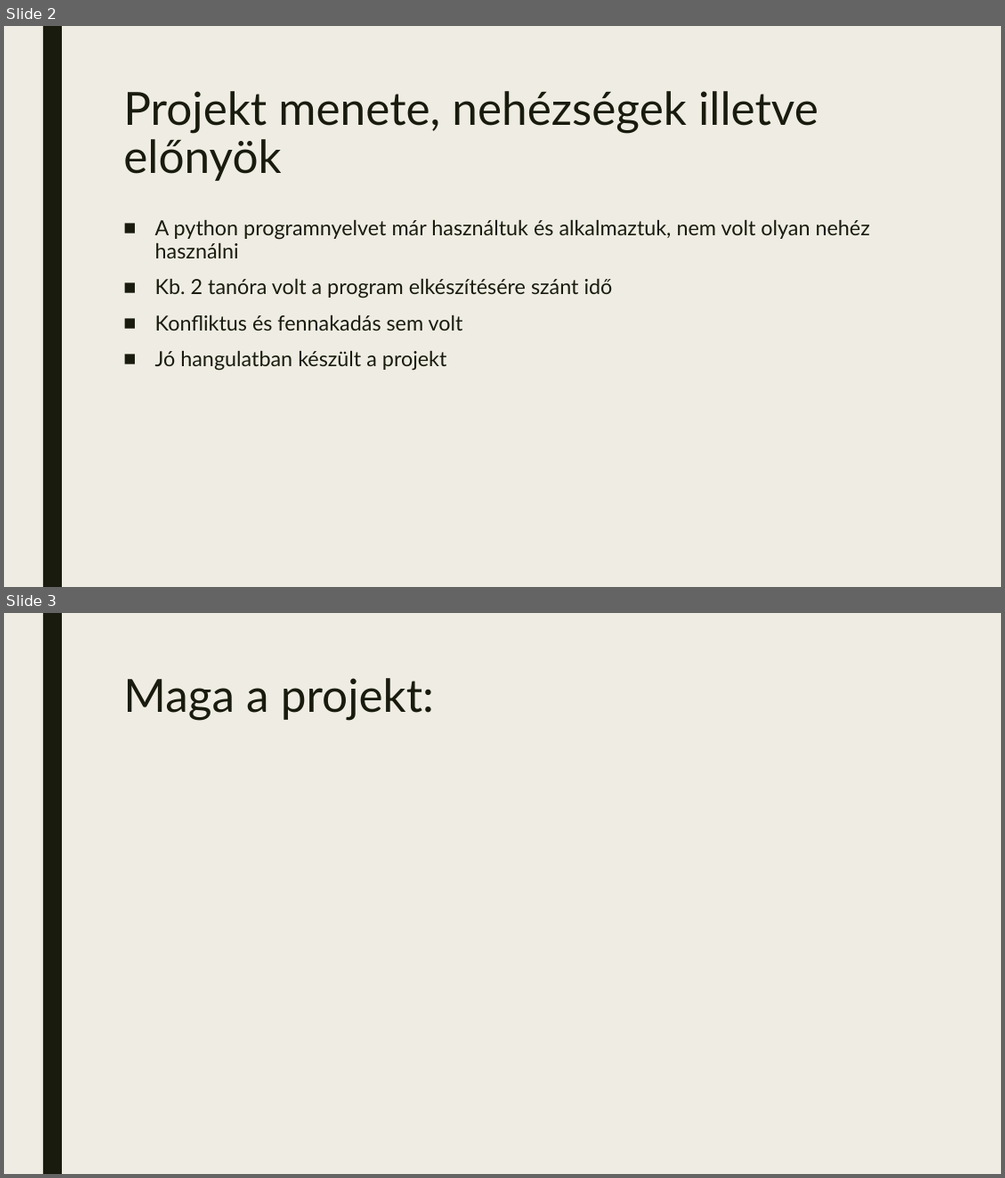
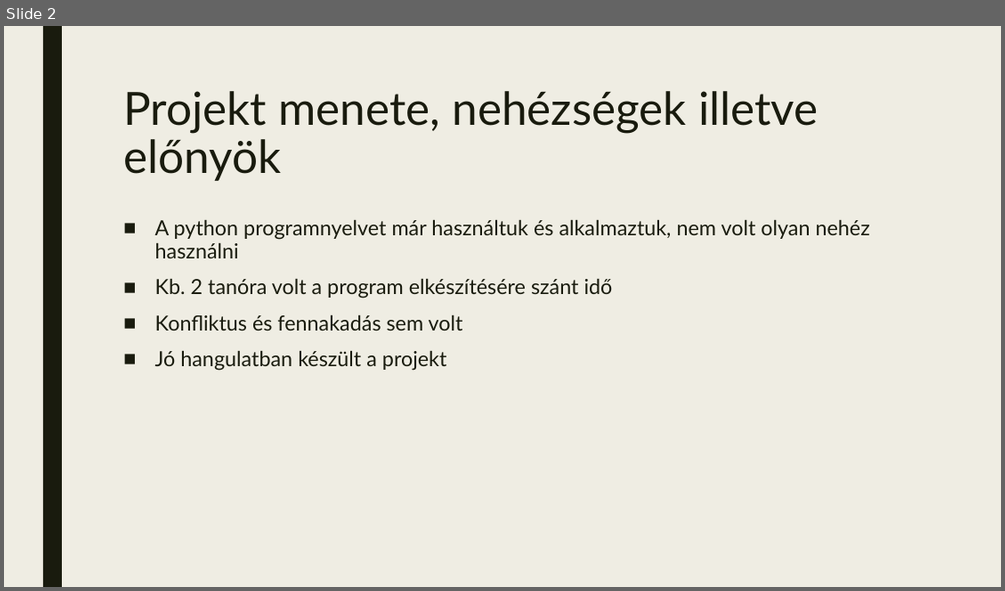
Before and after one commit to MilanBruder/Projekt22, a slide deck: Readme/Projekt.pptx. Shown one above the other, each under a label of ours: slides 2 and 3 before the commit, slide 2 after it. The pictures are 1005x1178 and 1005x591 pixels, drawn with LibreOffice and Linux fonts; fonts in the diff are those of the drawing. Boxes give left, top, right and bottom in pixels: in the first picture for what was removed or moved away, otherwise in the second. Text is boxed around its words. In the diff, an @@ line names an element or a change of style, - is before the commit and + after.

```diff
--- a/Readme/Projekt.pptx
+++ b/Readme/Projekt.pptx
@@ slide 3 removed at [4,613,1001,1174], background #EFEDE3; not listed: 1 template element that a slide beside it also shows @@
@@ title removed at [123,678,434,720] @@
-Maga a projekt:
```
Also in this commit, not shown: 2 slides added.
